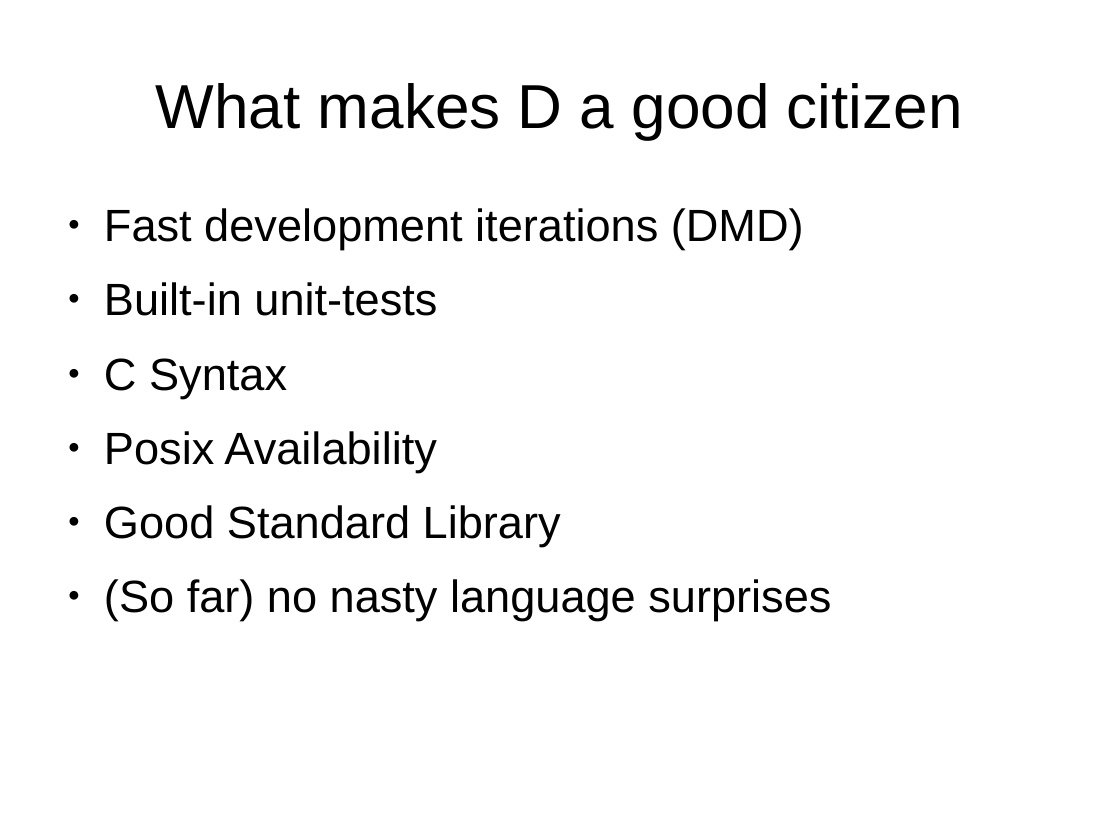
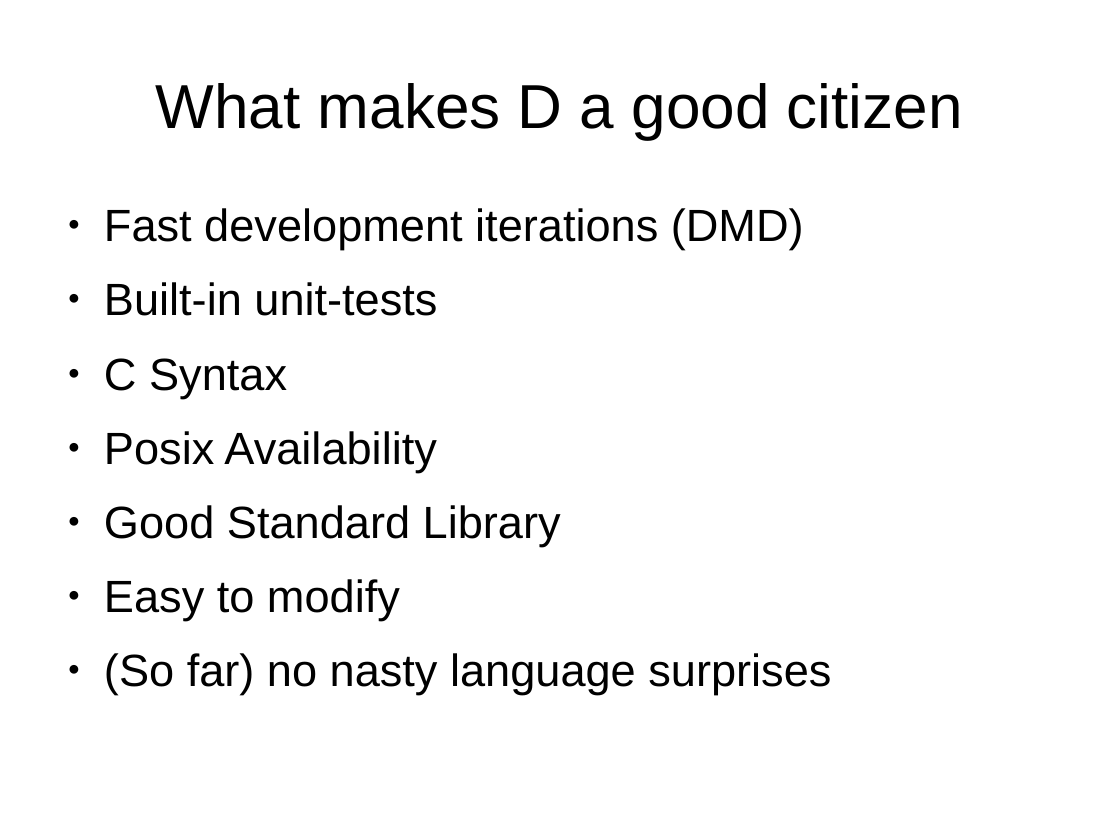
Before and after one commit to smandy/dconf_talk, a slide deck: slide 6 of dconf_iter2.odp (slide 5 before the commit). Drawn at 1120x840 pixels with LibreOffice and Linux fonts; fonts in the diff are those of the drawing. Boxes give left, top, right and bottom in pixels: in the first picture for what was removed or moved away, otherwise in the second. Text is boxed around its words. In the diff, an @@ line names an element or a change of style, - is before the commit and + after.

```diff
--- a/dconf_iter2.odp
+++ b/dconf_iter2.odp
@@ text at (x1=104, y1=579, x2=400, y2=621): paragraph added @@
+● Easy to modify
```
Also in this commit, not shown: 14 other slides changed, 1 slide added, 5 slides removed, 7 other files.
